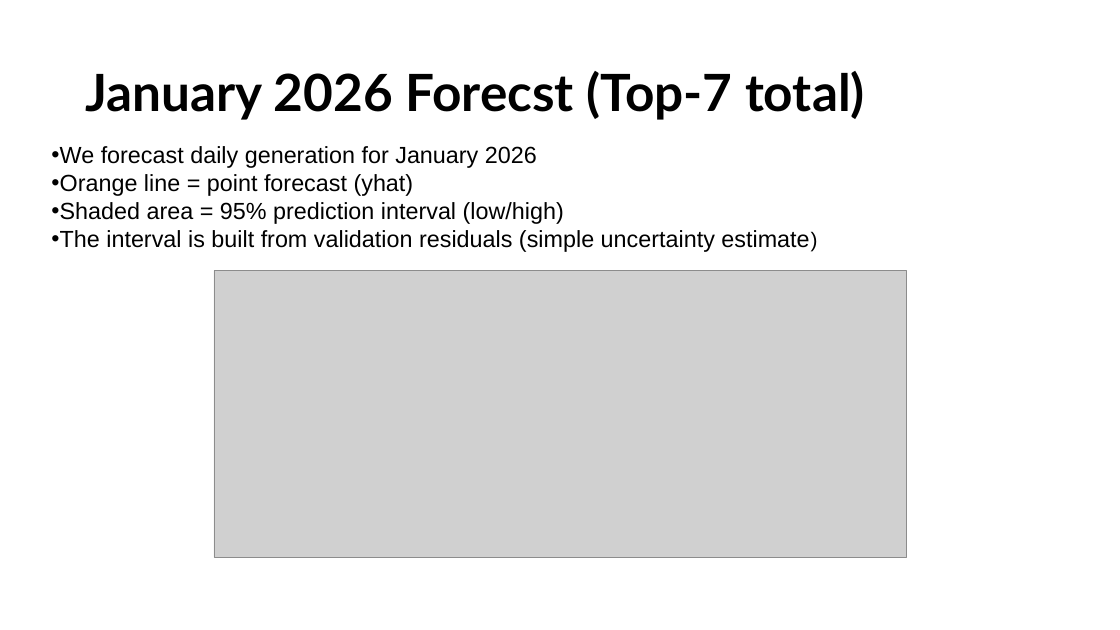
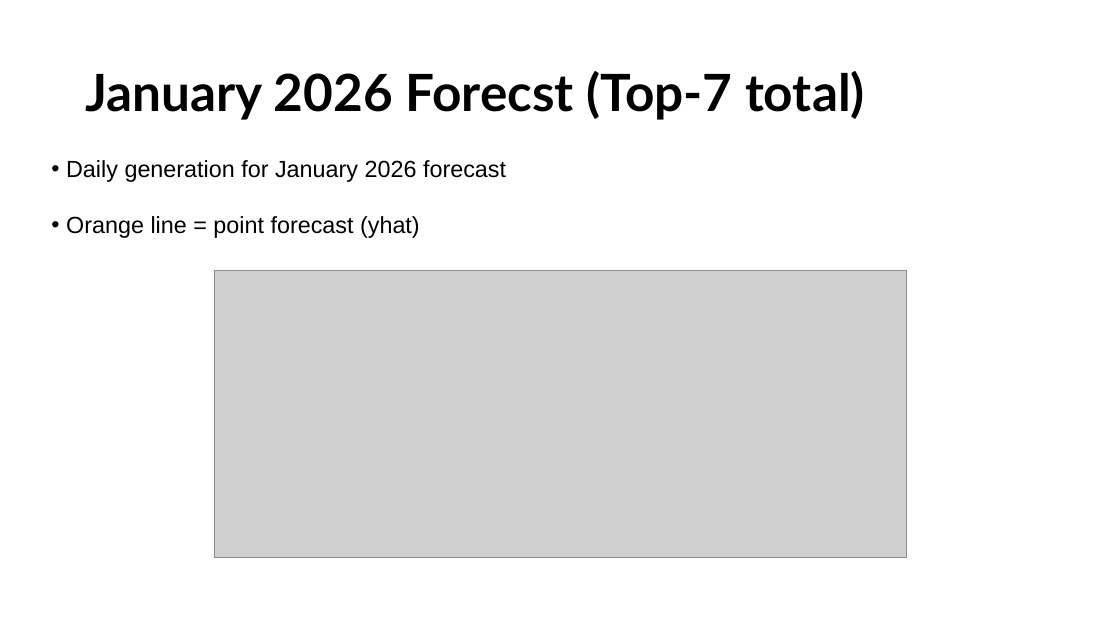
Before and after one commit to mireiamonbu/Spanish-Forecasters-MireiaMontoya-EnriqueRuiz, a slide deck: slide 12 of presentation/CapstonProject.pptx (slide 15 before the commit). Drawn at 1120x630 pixels with LibreOffice and Linux fonts; fonts in the diff are those of the drawing; grey boxes stand for pictures. Boxes give left, top, right and bottom in pixels: in the first picture for what was removed or moved away, otherwise in the second. Text is boxed around its words. In the diff, an @@ line names an element or a change of style, - is before the commit and + after.

```diff
--- a/presentation/CapstonProject.pptx
+++ b/presentation/CapstonProject.pptx
@@ text "Daily generation for January 2026 ...": place and size @@
-text "Daily generation for January 2026 ..." at [51, 146, 809, 252]
+text "Daily generation for January 2026 ..." at [66, 160, 506, 238]
@@ text at [66, 160, 506, 182]: text changed @@
-• We forecast daily generation for January 2026
+• Daily generation for January 2026 forecast
@@ text at [51, 202, 809, 252]: paragraphs removed @@
-• Shaded area = 95% prediction interval (low/high)
-• The interval is built from validation residuals (simple uncertainty estimate)
```
Also in this commit, not shown: 12 other slides changed, 1 slide added, 5 slides removed, 20 other files.
